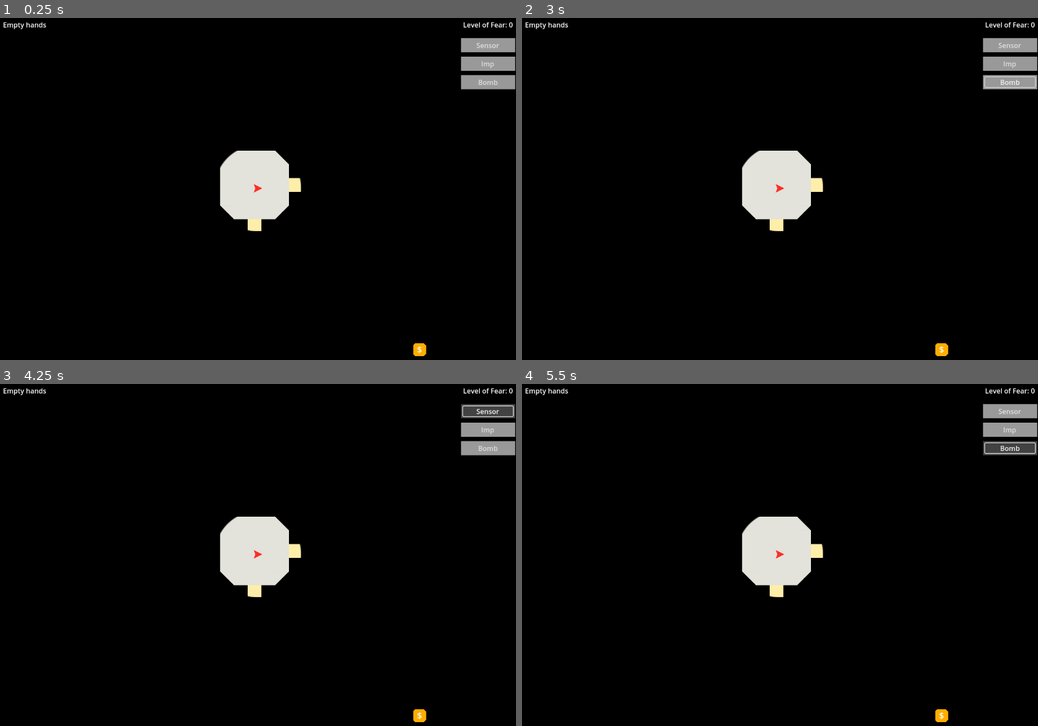
Above: before the commit, frames 1-4 (two rows, left to right).
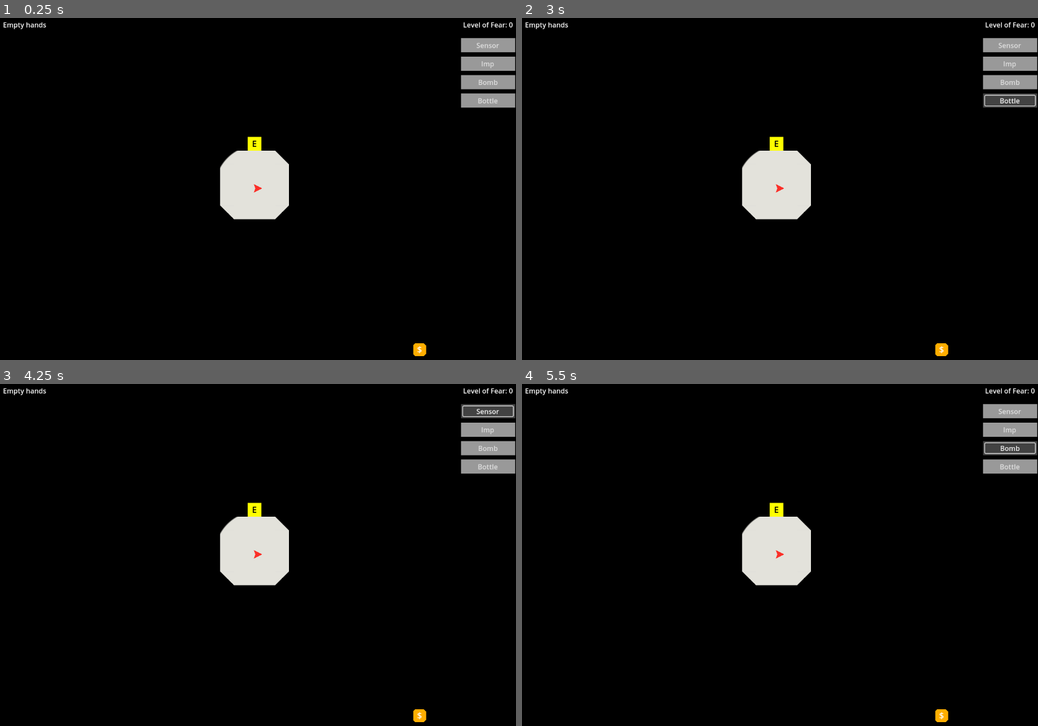
Above: after the commit, the same moments.

Repository: hyearchom/intruder-alert
Game: Godot game, scene res://hra.tscn
Same seed, same stepped clock (60 frames per second), same inputs: the game is played once before the commit and once after it.
Inputs (mouse positions are in pixels of both pictures, inside the frame that each line leads up to):
- Up to frame 1 (0.25 s): no input
- Up to frame 2 (3 s): click "Sensor" at 0.5 s; click "Imp" at 1.25 s; click "Bomb" at 2 s; click (1012, 100) at 2.75 s, where only the run after the commit has a clickable "Bottle"
- Up to frame 3 (4.25 s): click "Sensor" at 3.5 s
- Up to frame 4 (5.5 s): click "Imp" at 4.25 s; click "Bomb" at 5 s

The runs differ from the first frame. In frame 1, 0.7% of the frame differs, in the area x 48-100%, y 22-63%; in frame 2, 0.8%, in the area x 48-100%, y 17-63%; in frame 3, 0.7%; in frame 4, 0.7%.

Commit message:
Vytvořen systém pro vlastnosti
- přidán systém schopností a neřestí do deníku soupeře
- deník rozšířen o další parametry jako systém boje, nesení kořisti

- soupeři nyní základně reagují na hráčovu přítomnost
- přidán testovací předmět láhve pro odlákání pozornosti

- deník předpřipraven pro nadcházející rozšíření na povolání soupeřů

Diff:
--- a/hra.tscn
+++ b/hra.tscn
@@ -1,10 +1,10 @@
 [gd_scene load_steps=34 format=3 uid="uid://7u568nebn6mm"]
 
-[ext_resource type="Script" path="res://Mapa.gd" id="1_vvfrj"]
+[ext_resource type="Script" path="res://sceny/systemy/Mapa.gd" id="1_vvfrj"]
 [ext_resource type="Texture2D" uid="uid://h7pp2mrxpd0l" path="res://media/vzornik.svg" id="2_30wqy"]
 [ext_resource type="Material" uid="uid://cyibocm625xcw" path="res://sceny/komponenty/pouze_na_svetle.tres" id="2_nqx6g"]
-[ext_resource type="Script" path="res://Postavy.gd" id="3_3iflw"]
-[ext_resource type="Script" path="res://Hrac.gd" id="3_l0pdp"]
+[ext_resource type="Script" path="res://sceny/systemy/Objekty.gd" id="3_3iflw"]
+[ext_resource type="Script" path="res://sceny/Hrac.gd" id="3_l0pdp"]
 [ext_resource type="Script" path="res://display/Oznameni.gd" id="5_4r7d4"]
 [ext_resource type="Script" path="res://display/Mena.gd" id="5_51h2p"]
 [ext_resource type="Script" path="res://display/Ruce.gd" id="6_4aslp"]
--- a/nastroje/pripsani_polozky.tscn
+++ b/nastroje/pripsani_polozky.tscn
@@ -1,10 +1,10 @@
 [gd_scene load_steps=3 format=3 uid="uid://q3i76p86m1bm"]
 
 [ext_resource type="Script" path="res://nastroje/pripsani_polozky.gd" id="1_tph5d"]
-[ext_resource type="Script" path="res://Postavy.gd" id="2_cl8j7"]
+[ext_resource type="Script" path="res://sceny/systemy/Objekty.gd" id="2_cl8j7"]
 
 [node name="PripsaniPolozky" type="Node"]
 script = ExtResource("1_tph5d")
-nazev = "imp"
+nazev = "lahev"
 skript = ExtResource("2_cl8j7")
 nazev_seznamu = &"ready"
--- a/project.godot
+++ b/project.godot
@@ -17,7 +17,7 @@
 
 [autoload]
 
-Signaly="*res://Signaly.gd"
+Signaly="*res://sceny/systemy/Signaly.gd"
 
 [debug]
 
--- /dev/null
+++ b/sceny/Hrac.gd
@@ -0,0 +1,43 @@
+extends CharacterBody2D
+
+
+const RYCHLOST_CHUZE: float = 100.0
+const VELIKOST_OTACENI: float = 4
+
+@export var Inventar: Resource
+
+@onready var Celo: Marker2D = $Celo
+
+
+func _physics_process(_delta: float) -> void:
+	ovladani_pohybu()
+	move_and_slide()
+
+
+func ovladani_pohybu() -> void:
+	var smer_otaceni := Input.get_axis("doleva", "doprava")
+	if smer_otaceni:
+		rotation_degrees += smer_otaceni *VELIKOST_OTACENI
+	var pohled := Vector2.RIGHT.rotated(rotation)
+
+	var smer_pohybu: Vector2 = pohled *Input.get_axis("dozadu", "dopredu")
+	if smer_pohybu:
+		velocity = smer_pohybu *RYCHLOST_CHUZE
+	else:
+		velocity = -smer_pohybu *RYCHLOST_CHUZE
+
+
+func _unhandled_input(event: InputEvent) -> void:
+	if event.is_action_released("zvednout"):
+		Inventar.predmet_zvednut.emit()
+	elif event.is_action_released("polozit"):
+		Inventar.predmet_polozen.emit(Inventar.odebrat_predmet(), Celo.global_position)
+	elif event.is_action_released("zvolit"):
+		Inventar.vybrat_dalsi_predmet()
+	if event.is_action_released("noc"):
+		Signaly.noc_zacala.emit()
+
+
+func umrti() -> void:
+	queue_free()
+	Signaly.prohra.emit()
--- a/sceny/komponenty/denik.gd
+++ /dev/null
@@ -1,13 +0,0 @@
-extends Resource
-
-signal zivoty_zmeneny
-signal porazka
-
-var zivoty: int
-
-
-func zmena_zivotu(mira:int=-1) -> void:
-	zivoty += mira
-	zivoty_zmeneny.emit()
-	if zivoty <= 0:
-		porazka.emit()
--- a/sceny/komponenty/denik.tres
+++ /dev/null
@@ -1,7 +0,0 @@
-[gd_resource type="Resource" load_steps=2 format=3 uid="uid://cyf6kg3h555t"]
-
-[ext_resource type="Script" path="res://sceny/komponenty/denik.gd" id="1_dtl6v"]
-
-[resource]
-resource_local_to_scene = true
-script = ExtResource("1_dtl6v")
--- a/sceny/komponenty/navigace.gd
+++ b/sceny/komponenty/navigace.gd
@@ -1,6 +1,6 @@
 extends Node2D
 
-signal cil_dosazen
+signal konec_trasy
 
 var seznam_cilu: Array
 var bod_trasy: Vector2i
@@ -15,10 +15,15 @@
 
 
 func novy_cil(cil:Vector2i, zmenit_pohyb:=true) -> void:
-	seznam_cilu.append(cil)
 	if zmenit_pohyb:
+		seznam_cilu.push_front(cil)
 		_vypocitat_trasu(cil)
 		_dalsi_bod_cesty()
+	else:
+		if seznam_cilu.size() > 0:
+			seznam_cilu.insert(1, cil)
+		else:
+			seznam_cilu.append(cil)
 
 
 func _vypocitat_trasu(cil:Vector2i) -> void:
@@ -44,7 +49,7 @@
 		if seznam_cilu:
 			_vypocitat_trasu(seznam_cilu[0])
 		else:
-			cil_dosazen.emit()
+			konec_trasy.emit()
 	bod_trasy = trasa[postup_na_trase]
 
 
--- /dev/null
+++ b/sceny/komponenty/postava.gd
@@ -0,0 +1,47 @@
+extends Resource
+class_name Postava
+
+
+signal zivoty_zmeneny
+signal porazka
+
+enum Znaky {
+	ALKOHOL = -1,
+	ZLATO = -2,
+	KNIHY = -3,
+	ZAMEK = 1,
+}
+var popis: Dictionary = {
+	-1: 'Drinking problem',
+	-2: 'Greed',
+	-3: 'Obsessive curiosity',
+	1: 'Lockpicking'
+}
+@export var vlastnosti: Array[Znaky]
+
+enum Styl_boje {UTEK, NA_BLIZKO, NA_DALKU}
+@export var boj: Styl_boje
+
+var zivoty: int
+var poklad := false
+
+
+func nahodne_neresti(pocet:int) -> void:
+	for _i in range(pocet):
+		vlastnosti.append(randi_range(1, min(Znaky.values())) *-1)
+
+
+func nahodne_schopnosti(pocet:int) -> void:
+	for _i in range(pocet):
+		vlastnosti.append(randi_range(1, max(Znaky.values())))
+
+
+func overit_znak(poradi:int) -> bool:
+	return poradi in vlastnosti
+
+
+func zmena_zivotu(mira:int=-1) -> void:
+	zivoty += mira
+	zivoty_zmeneny.emit()
+	if zivoty <= 0:
+		porazka.emit()
--- /dev/null
+++ b/sceny/komponenty/postava.tres
@@ -0,0 +1,9 @@
+[gd_resource type="Resource" script_class="Postava" load_steps=2 format=3 uid="uid://cyf6kg3h555t"]
+
+[ext_resource type="Script" path="res://sceny/komponenty/postava.gd" id="1_dtl6v"]
+
+[resource]
+resource_local_to_scene = true
+script = ExtResource("1_dtl6v")
+vlastnosti = Array[int]([])
+boj = 0
--- /dev/null
+++ b/sceny/komponenty/zahlednuti.gd
@@ -0,0 +1,13 @@
+extends Area2D
+
+
+signal hrac_spatren
+signal hrac_utekl
+
+
+func _zahlednuti_hrace(_body: Node2D) -> void:
+	hrac_spatren.emit()
+
+
+func _zmizeni_hrace(_body: Node2D) -> void:
+	hrac_utekl.emit()
--- /dev/null
+++ b/sceny/komponenty/zahlednuti.tscn
@@ -0,0 +1,17 @@
+[gd_scene load_steps=3 format=3 uid="uid://b47p43ebjxed4"]
+
+[ext_resource type="Script" path="res://sceny/komponenty/zahlednuti.gd" id="1_88420"]
+
+[sub_resource type="CircleShape2D" id="CircleShape2D_2iod0"]
+radius = 100.0
+
+[node name="Zahlednuti" type="Area2D"]
+collision_layer = 0
+collision_mask = 16
+script = ExtResource("1_88420")
+
+[node name="CollisionShape2D" type="CollisionShape2D" parent="."]
+shape = SubResource("CircleShape2D_2iod0")
+
+[connection signal="body_entered" from="." to="." method="_zahlednuti_hrace"]
+[connection signal="body_exited" from="." to="." method="_zmizeni_hrace"]
--- /dev/null
+++ b/sceny/predmety/lahev.gd
@@ -0,0 +1,26 @@
+extends Area2D
+
+@onready var id: StringName = name.to_lower()
+@onready var Hrac := get_tree().get_first_node_in_group('hrac')
+
+@onready var Tvar: Polygon2D = $Tvar
+
+
+func _ready() -> void:
+	add_to_group(id)
+	await get_tree().create_timer(0.1).timeout
+	_blizka_detekce()
+
+
+func _blizka_detekce() -> void:
+	for telo in get_overlapping_bodies():
+		_prilakat_soupere(telo)
+
+
+func _prilakat_soupere(telo: Node2D) -> void:
+	if telo.Denik.overit_znak(Postava.Znaky.ALKOHOL):
+		telo.Navigace.novy_cil(global_position)
+
+
+func _prichod_soupere(body: Node2D) -> void:
+	_prilakat_soupere(body)
--- /dev/null
+++ b/sceny/predmety/lahev.tscn
@@ -0,0 +1,29 @@
+[gd_scene load_steps=5 format=3 uid="uid://c22wfgyavc0jl"]
+
+[ext_resource type="Script" path="res://sceny/predmety/lahev.gd" id="1_e605g"]
+[ext_resource type="PackedScene" uid="uid://dfaqe8no0b3id" path="res://sceny/komponenty/zvednuti.tscn" id="2_cbh0w"]
+[ext_resource type="PackedScene" uid="uid://bnsdtdklrnw0w" path="res://sceny/komponenty/zneskodneni.tscn" id="3_dla5h"]
+
+[sub_resource type="CircleShape2D" id="CircleShape2D_5087u"]
+radius = 200.0
+
+[node name="Lahev" type="Area2D" groups=["sejf"]]
+collision_layer = 0
+collision_mask = 32
+script = ExtResource("1_e605g")
+metadata/_edit_group_ = true
+
+[node name="Tvar" type="Polygon2D" parent="."]
+scale = Vector2(0.7, 0.7)
+color = Color(0.557378, 0.279569, 1, 1)
+polygon = PackedVector2Array(-6, 18, 7, 18, 7, -8, 2.18146, -8, 2, -14, 5, -17, -5, -17, -2, -14.0642, -2, -8, -6, -8)
+
+[node name="Dosah" type="CollisionShape2D" parent="."]
+shape = SubResource("CircleShape2D_5087u")
+
+[node name="Zvednuti" parent="." instance=ExtResource("2_cbh0w")]
+visible = false
+
+[node name="Zneskodneni" parent="." instance=ExtResource("3_dla5h")]
+
+[connection signal="body_entered" from="." to="." method="_prichod_soupere"]
--- a/sceny/predmety/sejf.gd
+++ b/sceny/predmety/sejf.gd
@@ -9,6 +9,6 @@
 
 
 func _priblizeni_soupere(body: Node2D) -> void:
-	body.poklad = true
+	body.Denik.poklad = true
 	Signaly.truhla_otevrena.emit()
 	queue_free()
--- a/sceny/souper.gd
+++ b/sceny/souper.gd
@@ -1,15 +1,17 @@
 extends CharacterBody2D
 
 const RYCHLOST_CHUZE: float = 25.0
+const RYCHLOST_BEHU: float = 70.0
 #const VELIKOST_OTACENI: float = 4
+var rychlost: float = RYCHLOST_CHUZE
 
-var poklad := false
+@export var Denik: Resource
 @onready var oznaceni := ziskat_oznaceni()
-@export var Denik: Resource
 
 @export var Strach: Resource
 
 @onready var Navigace: Node2D = $Navigace
+@onready var Zahlednuti: Area2D = $Zahlednuti
 @onready var Animace: AnimationPlayer = $Animace
 @onready var Tvar: Sprite2D = $Tvar
 @onready var Zpozdeni: Timer = $Zpozdeni
@@ -21,28 +23,43 @@
 
 
 func _ready() -> void:
+	Zahlednuti.hrac_spatren.connect(utok)
+	Zahlednuti.hrac_utekl.connect(mimo_dosah)
 	Denik.porazka.connect(umrti)
 
 	aktivovat_pohyb(false)
 	await get_tree().process_frame
 	Navigace.novy_cil(get_tree().get_first_node_in_group('sejf').global_position)
-	Navigace.cil_dosazen.connect(aktivovat_pohyb.bind(false))
+	Navigace.konec_trasy.connect(aktivovat_pohyb.bind(false))
 	aktivovat_pohyb(true)
 
 
-func aktivovat_pohyb(stav:=true) -> void:
-	var interval: float = 1
-	if stav:
-		Zpozdeni.start(1 +oznaceni *interval)
-		await Zpozdeni.timeout
-	set_physics_process(stav)
-	Navigace.aktivovat(stav)
+func utok(cil:=Vector2i.ZERO) -> void:
+	# začátek natáčení k hráči
+	match Denik.boj:
+		Postava.Styl_boje.UTEK:
+			rychlost = RYCHLOST_BEHU
+		Postava.Styl_boje.NA_BLIZKO:
+			#máchání zbraní
+			if cil:
+				Navigace.novy_cil(cil)
+		Postava.Styl_boje.NA_DALKU:
+			aktivovat_pohyb(false)
+			# střelba projektilů
 
 
-func _physics_process(_delta: float) -> void:
-	velocity = global_position.direction_to(Navigace.bod_trasy) *RYCHLOST_CHUZE
-	move_and_slide()
-
+func mimo_dosah() -> void:
+	Strach.upravit(-5)
+	# konec natáčení k hráči
+	match Denik.boj:
+		Postava.Styl_boje.UTEK:
+			rychlost = RYCHLOST_CHUZE
+		Postava.Styl_boje.NA_BLIZKO:
+			# konec máchání zbraní
+			pass
+		Postava.Styl_boje.NA_DALKU:
+			aktivovat_pohyb(true, false)
+			# konec střelby projektilů
 
 func umrti() -> void:
 	aktivovat_pohyb(false)
@@ -55,5 +72,15 @@
 	queue_free()
 
 
-func _zasah_hrace(_body: Node2D) -> void:
-	Strach.upravit(-5)
+func aktivovat_pohyb(stav:=true, rozestup:=true) -> void:
+	var interval: float = 1
+	if stav and rozestup:
+		Zpozdeni.start(1 +oznaceni *interval)
+		await Zpozdeni.timeout
+	set_physics_process(stav)
+	Navigace.aktivovat(stav)
+
+
+func _physics_process(_delta: float) -> void:
+	velocity = global_position.direction_to(Navigace.bod_trasy) *rychlost
+	move_and_slide()
--- a/sceny/souper.tscn
+++ b/sceny/souper.tscn
@@ -2,9 +2,10 @@
 
 [ext_resource type="Script" path="res://sceny/souper.gd" id="1_d6mxi"]
 [ext_resource type="Material" uid="uid://cyibocm625xcw" path="res://sceny/komponenty/pouze_na_svetle.tres" id="1_twpbo"]
+[ext_resource type="Resource" uid="uid://cyf6kg3h555t" path="res://sceny/komponenty/postava.tres" id="3_igfya"]
 [ext_resource type="Resource" uid="uid://bygy5k6iunr7" path="res://sceny/systemy/Strach.tres" id="3_njy3l"]
-[ext_resource type="Resource" uid="uid://cyf6kg3h555t" path="res://sceny/komponenty/denik.tres" id="3_xvxqx"]
 [ext_resource type="PackedScene" uid="uid://c0fbm1yxxrxhj" path="res://sceny/komponenty/navigace.tscn" id="4_yjh1o"]
+[ext_resource type="PackedScene" uid="uid://b47p43ebjxed4" path="res://sceny/komponenty/zahlednuti.tscn" id="6_cfakm"]
 
 [sub_resource type="Gradient" id="Gradient_hil7n"]
 offsets = PackedFloat32Array(0.5, 0.6)
@@ -19,9 +20,6 @@
 
 [sub_resource type="CircleShape2D" id="CircleShape2D_gxw5k"]
 radius = 9.46
-
-[sub_resource type="CircleShape2D" id="CircleShape2D_2iod0"]
-radius = 70.0
 
 [sub_resource type="Animation" id="Animation_32iaa"]
 length = 0.001
@@ -66,11 +64,13 @@
 collision_layer = 32
 motion_mode = 1
 script = ExtResource("1_d6mxi")
-Denik = ExtResource("3_xvxqx")
+Denik = ExtResource("3_igfya")
 Strach = ExtResource("3_njy3l")
 metadata/_edit_group_ = true
 
 [node name="Navigace" parent="." instance=ExtResource("4_yjh1o")]
+
+[node name="Zahlednuti" parent="." instance=ExtResource("6_cfakm")]
 
 [node name="Tvar" type="Sprite2D" parent="."]
 use_parent_material = true
@@ -79,13 +79,6 @@
 [node name="Obrysy" type="CollisionShape2D" parent="."]
 shape = SubResource("CircleShape2D_gxw5k")
 
-[node name="Utok" type="Area2D" parent="."]
-collision_layer = 0
-collision_mask = 16
-
-[node name="CollisionShape2D" type="CollisionShape2D" parent="Utok"]
-shape = SubResource("CircleShape2D_2iod0")
-
 [node name="Animace" type="AnimationPlayer" parent="."]
 libraries = {
 "": SubResource("AnimationLibrary_pmbcf")
@@ -93,6 +86,5 @@
 
 [node name="Zpozdeni" type="Timer" parent="."]
 process_callback = 0
+wait_time = 1.5
 one_shot = true
-
-[connection signal="body_entered" from="Utok" to="." method="_zasah_hrace"]
--- a/sceny/systemy/Inventar.gd
+++ b/sceny/systemy/Inventar.gd
@@ -12,6 +12,7 @@
 	'senzor': {'nazev': 'sensor', 'cena': 1},
 	'imp': {'nazev': 'imp', 'cena': 2},
 	'bomba': {'nazev': 'bomb', 'cena': 3},
+	'lahev': {'nazev': 'bottle', 'cena': 5},
 }
 
 
--- /dev/null
+++ b/sceny/systemy/Mapa.gd
@@ -0,0 +1,103 @@
+extends Node2D
+
+@onready var Prostory: TileMapLayer = $Prostory
+
+var pole: Dictionary = {
+	'dvere': Vector2i(2,0),
+	'vychody': Vector2i(3,0)
+}
+
+
+func _ready() -> void:
+	_vytvorit_mapu()
+
+
+func _vytvorit_mapu(rozmer_mapy:=Vector2i(5,5)) -> void:
+	for x in range(rozmer_mapy.x):
+		for y in range(rozmer_mapy.y):
+			pridat_mistnost(Vector2i(x,y))
+	nastavit_nahodne_vychody(1, ziskat_dvere_ven())
+	zablokovat_nahodne_dvere(12)
+
+
+func pridat_mistnost(pozice:Vector2i) -> void:
+	var rozmer_vzoru := Vector2i.ONE *6
+	Prostory.set_pattern(
+		Vector2i(pozice.x *rozmer_vzoru.x, pozice.y *rozmer_vzoru.y),
+		Prostory.tile_set.get_pattern(0)
+		)
+
+
+func ziskat_dvere_ven() -> Array:
+	var limity_mapy: Array[int]
+	var plocha_mapy := Prostory.get_used_rect()
+	for souradnice:int in [
+		plocha_mapy.end.x -1,
+		plocha_mapy.end.y -1,
+		plocha_mapy.position.x,
+		plocha_mapy.position.y
+		]:
+			if souradnice not in limity_mapy:
+				limity_mapy.append(souradnice)
+
+	var dvere: Array = ziskat_pole(pole.dvere)
+	var vychody: Array = dvere.filter(
+		func(pozice:Vector2i)->bool: return (pozice.x in limity_mapy or pozice.y in limity_mapy))
+	return vychody
+
+
+func ziskat_pole(oznaceni_pole:Vector2i, globalne:=false) -> Array:
+	#var policko_dveri := Vector2i(2,0)
+	var seznam: Array = Prostory.get_used_cells_by_id(1, oznaceni_pole)
+	if not globalne:
+		return seznam
+	else:
+		return ziskat_seznam_globalne(seznam)
+
+
+func nastavit_nahodne_vychody(pocet:int, seznam_dveri:Array[Vector2i]) -> void:
+	var teren_vychodu: int = 2
+	var teren_steny: int = 3
+
+	Prostory.set_cells_terrain_connect(seznam_dveri, 0, teren_steny)
+
+	while seznam_dveri.size() > pocet:
+		seznam_dveri.erase(seznam_dveri.pick_random())
+
+	Prostory.set_cells_terrain_connect(seznam_dveri, 0, teren_vychodu)
+
+
+func zablokovat_nahodne_dvere(pocet:int) -> void:
+	var dvere: Array[Vector2i] = ziskat_pole(pole.dvere)
+
+	for _i in range(pocet):
+		var pozice_nahodnych_dveri: Vector2i = dvere.pick_random()
+		dvere.erase(pozice_nahodnych_dveri)
+
+		Prostory.set_cell(pozice_nahodnych_dveri, 1, Vector2i(4,0))
+
+
+#func ziskat_vychody(globalne:=false) -> Array:
+	#var policko_vychodu := Vector2i(3,0)
+	#var seznam: Array = Prostory.get_used_cells_by_id(1, policko_vychodu)
+	#if not globalne:
+		#return seznam
+	#else:
+		#return ziskat_seznam_globalne(seznam)
+
+
+func ziskat_globalne(pozice:Vector2i) -> Vector2i:
+	return Prostory.map_to_local(pozice)
+
+
+func ziskat_seznam_globalne(souradnice:PackedVector2Array) -> PackedVector2Array:
+	var seznam := Array(souradnice)
+	return seznam.map(ziskat_globalne)
+
+
+func ziskat_stred(globalne:=false) -> Vector2i:
+	var stred: Vector2i = Prostory.get_used_rect().get_center()
+	if not globalne:
+		return stred
+	else:
+		return ziskat_globalne(stred)
--- /dev/null
+++ b/sceny/systemy/Objekty.gd
@@ -0,0 +1,58 @@
+extends Node2D
+
+const SOUPER = preload("res://sceny/souper.tscn")
+const CESTA = preload("res://sceny/cesta.tscn")
+const VYCHOD = preload("res://sceny/vychod.tscn")
+const DVERE = preload("res://sceny/dvere.tscn")
+
+var sceny_predmetu: Dictionary = {
+	'sejf': preload("res://sceny/predmety/sejf.tscn"),
+	'senzor': preload("res://sceny/predmety/senzor.tscn"),
+	'bomba': preload("res://sceny/predmety/bomba.tscn"),
+	'imp': preload("res://sceny/predmety/imp.tscn"),
+	'lahev': preload("res://sceny/predmety/lahev.tscn")
+}
+
+@export var Inventar: Resource
+@export var Mapa: Node2D
+
+#@onready var Hrac:= get_tree().get_first_node_in_group("hrac")
+
+
+func _ready() -> void:
+	Inventar.predmet_polozen.connect(nasadit_predmet)
+	for pozice: Vector2i in Mapa.ziskat_pole(Mapa.pole.dvere, true):
+		pridat_prvek(DVERE, pozice)
+	for pozice: Vector2i in Mapa.ziskat_pole(Mapa.pole.vychody, true):
+		pridat_prvek(VYCHOD, pozice)
+	nasadit_predmet('sejf', Mapa.ziskat_stred(true))
+	await Signaly.noc_zacala
+	nasadit_soupere(3, Mapa.ziskat_pole(Mapa.pole.vychody, true))
+
+
+func nasadit_soupere(pocet:int, souradnice:Array) -> void:
+	while souradnice.size() > pocet:
+		souradnice.pop_at(randi_range(0, souradnice.size() -1))
+	for _i in range(pocet):
+		var pozice: Vector2i = souradnice.pick_random()
+		pridat_prvek(SOUPER, pozice)
+		pridat_prvek(CESTA)
+
+
+func pridat_prvek(scena:PackedScene, pozice:=Vector2i.ZERO) -> void:
+	var prvek := scena.instantiate()
+	add_child(prvek)
+	prvek.position = pozice
+
+
+func nasadit_predmet(nazev:StringName, pozice:Vector2i) -> void:
+	var predmet: PackedScene = sceny_predmetu.get(nazev)
+	if predmet:
+		pridat_prvek(predmet, pozice)
+	else:
+		push_warning('Předmět není rozpoznám')
+
+
+#func nasadit_predmety(nazev:StringName, souradnice:Array) -> void:
+	#for pozice:Vector2i in souradnice:
+		#nasadit_predmet(nazev, pozice)
--- /dev/null
+++ b/sceny/systemy/Signaly.gd
@@ -0,0 +1,6 @@
+extends Node
+
+signal noc_zacala
+signal truhla_otevrena
+signal prohra
+signal vyhra
--- a/sceny/vychod.gd
+++ b/sceny/vychod.gd
@@ -3,7 +3,7 @@
 @onready var Hra: Node = $"/root/Hra"
 
 func _pruchod_soupere(body: Node2D) -> void:
-	if body.poklad:
+	if body.Denik.poklad:
 		Signaly.emit_signal("prohra")
 		queue_free()
 	else:
